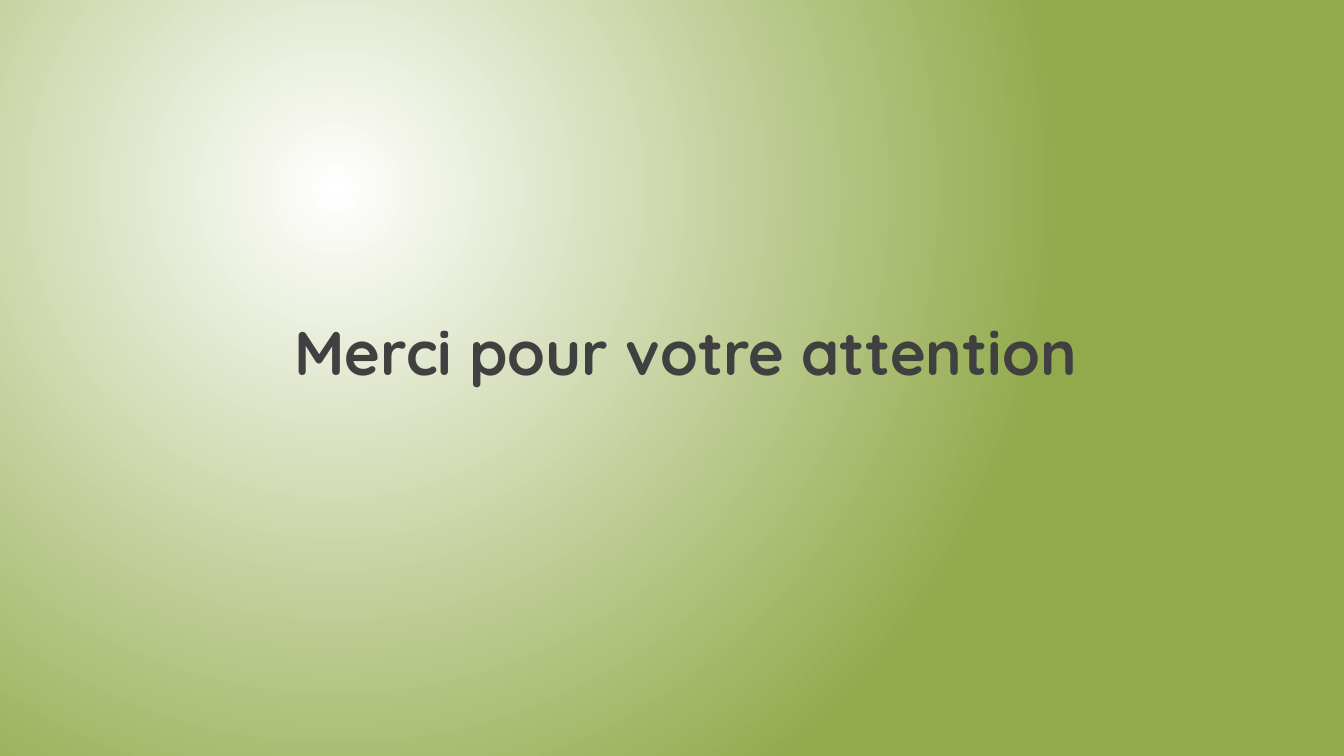
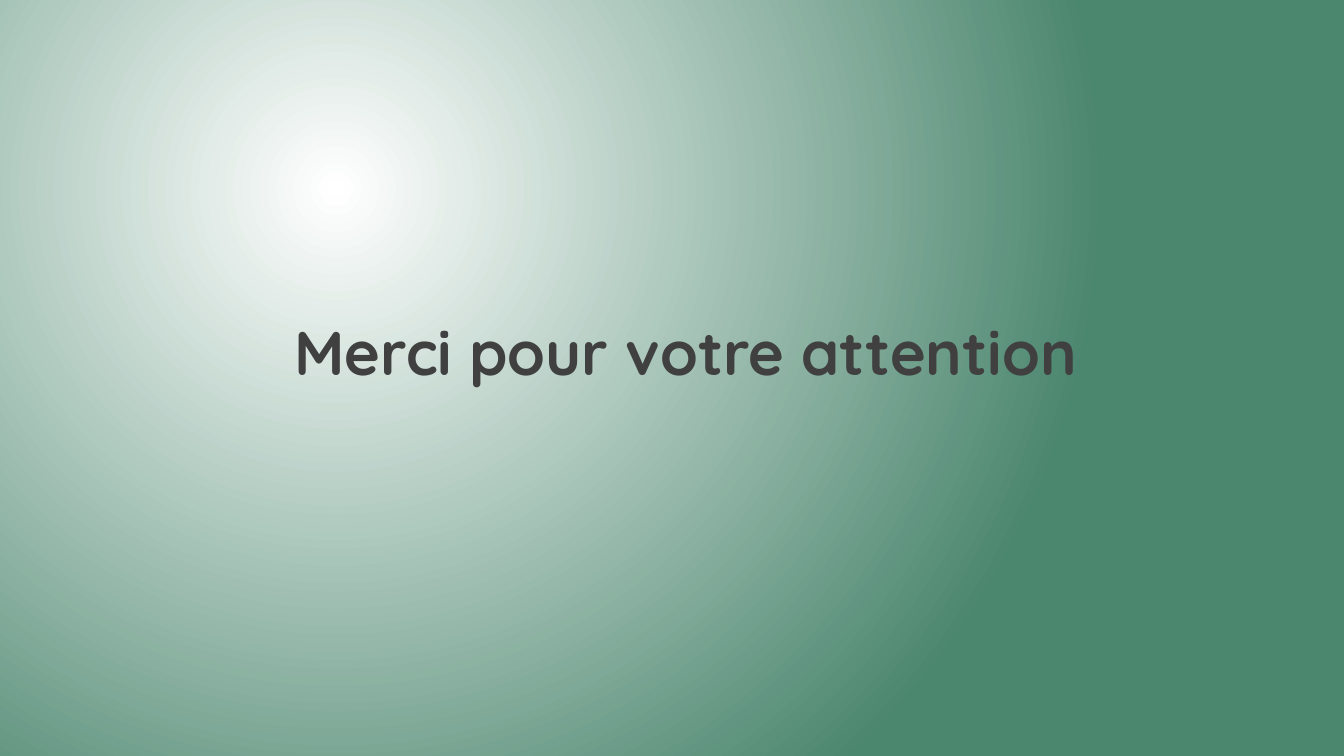
Before and after one commit to Killian-Herveau/PIMS, a slide deck: slide 16 of Pres_Avril/PresentationPIMSAvril.pptx (slide 17 before the commit). Drawn at 1344x756 pixels with LibreOffice and Linux fonts; fonts in the diff are those of the drawing. Boxes give left, top, right and bottom in pixels: in the first picture for what was removed or moved away, otherwise in the second. Text is boxed around its words. In the diff, an @@ line names an element or a change of style, - is before the commit and + after.

```diff
--- a/Pres_Avril/PresentationPIMSAvril.pptx
+++ b/Pres_Avril/PresentationPIMSAvril.pptx
@@ background gradient #FFFFFF to #92AA4C to gradient #FFFFFF to #4B866E @@
```
Also in this commit, not shown: 9 other slides changed, 5 slides added, 6 slides removed, 3 other files.
